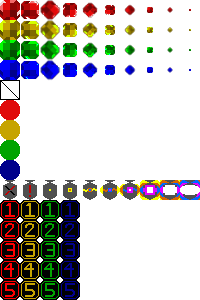
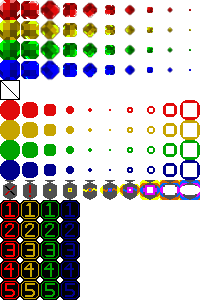
The second (200, 300) image is a revision of the first. Changes to its layers:
added group "red destroyers" with 2 layers in group "destroyers" over [22, 100, 200, 120]
added layer "red destruction #3" in group "red destroyers" over [22, 100, 200, 120]
added group "yellow destroyers" with 2 layers in group "destroyers" over [22, 120, 200, 140]
added layer "red destruction #2" in group "yellow destroyers" over [22, 120, 200, 140]
added group "green destroyers" with 2 layers in group "destroyers" over [22, 140, 200, 160]
added layer "red destruction #1" in group "green destroyers" over [22, 140, 200, 160]
added group "blue destroyers" with 2 layers in group "destroyers" over [22, 160, 200, 180]
added layer "red destruction" in group "blue destroyers" over [22, 160, 200, 180]
